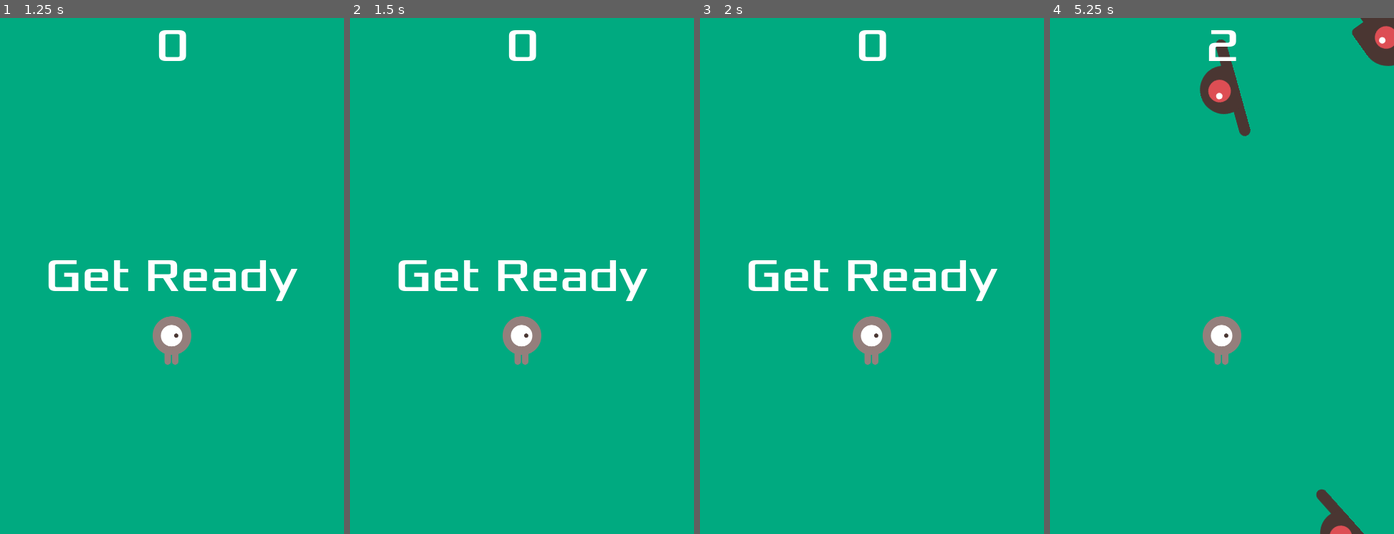
Above: before the commit, frames 1-4 (left to right).
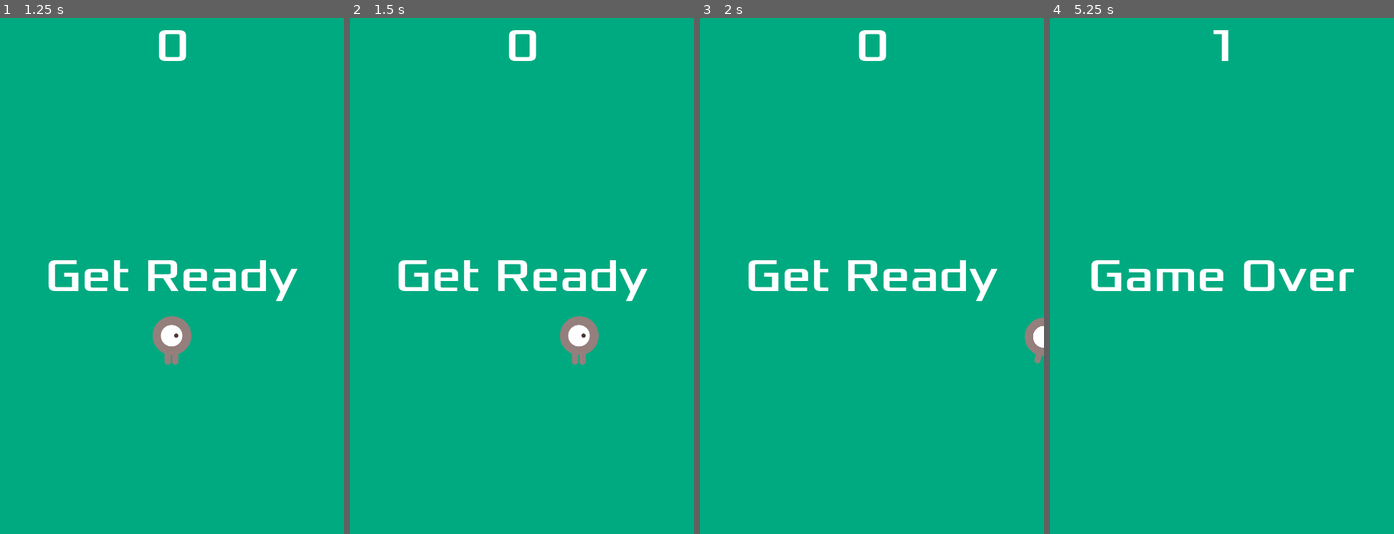
Above: after the commit, the same moments.

Repository: joaocllira/dodge-the-creeps
Game: Godot game, scene res://main.tscn
The game is run twice, just before and just after one commit, with the same random seed, the same clock (stepped at 60 frames per second) and the same inputs.
Inputs:
- Up to frame 1 (1.25 s): click "Start" at 0.5 s
- Up to frame 2 (1.5 s): tap Enter at 1.25 s; hold Right (move_right) from 1.28 s (still down)
- Up to frame 3 (2 s): keep holding Right (move_right)
- Up to frame 4 (5.25 s): release Right (move_right) at 2.03 s; hold Down (move_down) 2.03-2.78 s; hold Right (move_right) 2.78-3.53 s; hold Up (move_up) 3.53-4.28 s; hold Left (move_left) from 4.28 s (still down)

Frame 1 is identical in both runs. In frame 2, 1.5% of the frame differs, in the area x 44-73%, y 57-68%; in frame 3, 1.1%; in frame 4, 5.3%, in the area x 11-100%, y 0-100%.
Error before the commit: Invalid operands 'Vector2' and 'Nil' in operator '*'. (res://player.gd:28)

Commit message:
fix null speed error

Diff:
--- a/main.tscn
+++ b/main.tscn
@@ -26,7 +26,6 @@
 color = Color(0, 0.66669154, 0.50339705, 1)
 
 [node name="Player" parent="." instance=ExtResource("1_ig7tw")]
-speed = null
 
 [node name="MobTimer" type="Timer" parent="."]
 wait_time = 0.5
--- a/player.gd
+++ b/player.gd
@@ -2,12 +2,13 @@
 signal hit
 
 
-@export var speed = 400 # How fast the player will move (pixels/sec).
+@export var speed: float = 400.0 # How fast the player will move (pixels/sec).
 var screen_size # Size of the game window.
 
 
 # Called when the node enters the scene tree for the first time.
 func _ready() -> void:
+
 	screen_size = get_viewport_rect().size
 	hide()
 
Not shown, added: Dodge the Creeps.apk
Not shown, added: Dodge the Creeps.apk.idsig
